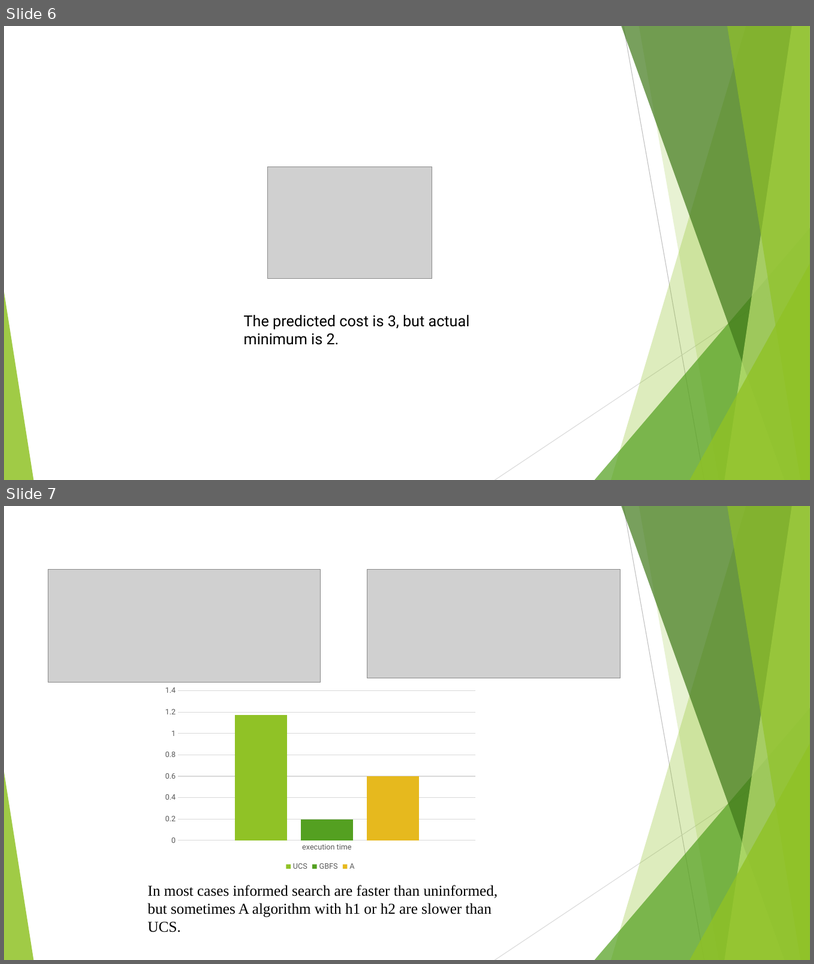
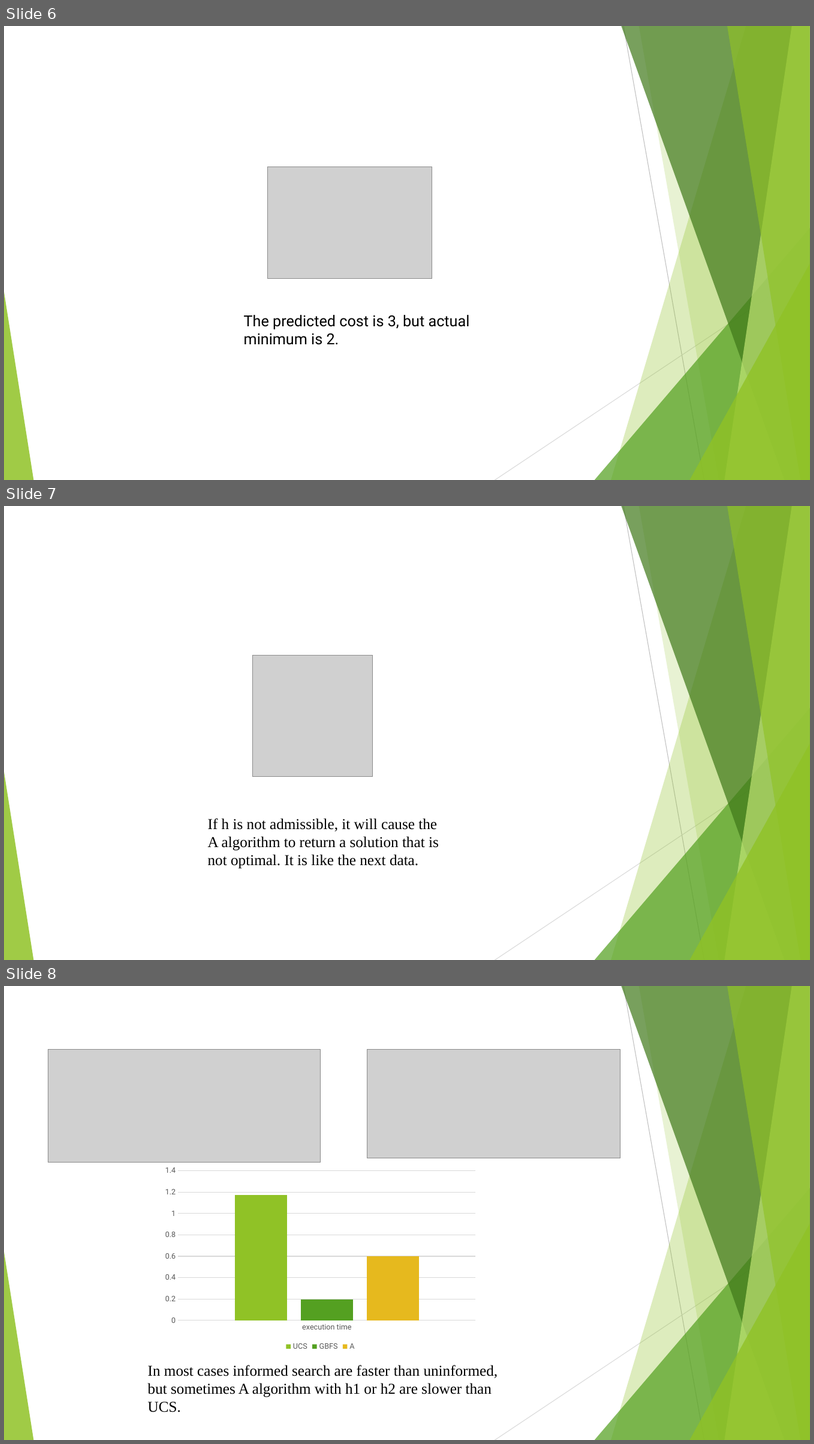
Before and after one commit to LittleNightmare/Mini-project2-for-COMP472, a slide deck: Analysis_sildes.pptx. Shown one above the other, each under a label of ours: slides 6 and 7 before the commit, slides 6, 7 and 8 after it. The pictures are 814x964 and 814x1444 pixels, drawn with LibreOffice and Linux fonts; fonts in the diff are those of the drawing; grey boxes stand for pictures. Boxes give left, top, right and bottom in pixels: in the first picture for what was removed or moved away, otherwise in the second. Text is boxed around its words. In the diff, an @@ line names an element or a change of style, - is before the commit and + after.

```diff
--- a/Analysis_sildes.pptx
+++ b/Analysis_sildes.pptx
@@ slide 7 added at (4,506,810,960), background #FFFFFF; not listed: 10 template elements that a slide beside it also shows @@
@@ picture added at (252,655,373,777) @@
@@ text added at (208,818,439,868), 18 pt, text #000000 @@
+If h is not admissible, it will cause the A algorithm to return a solution that is not optimal. It is like the next data.
@@ what was slide 7 is now slide 8 @@
```
